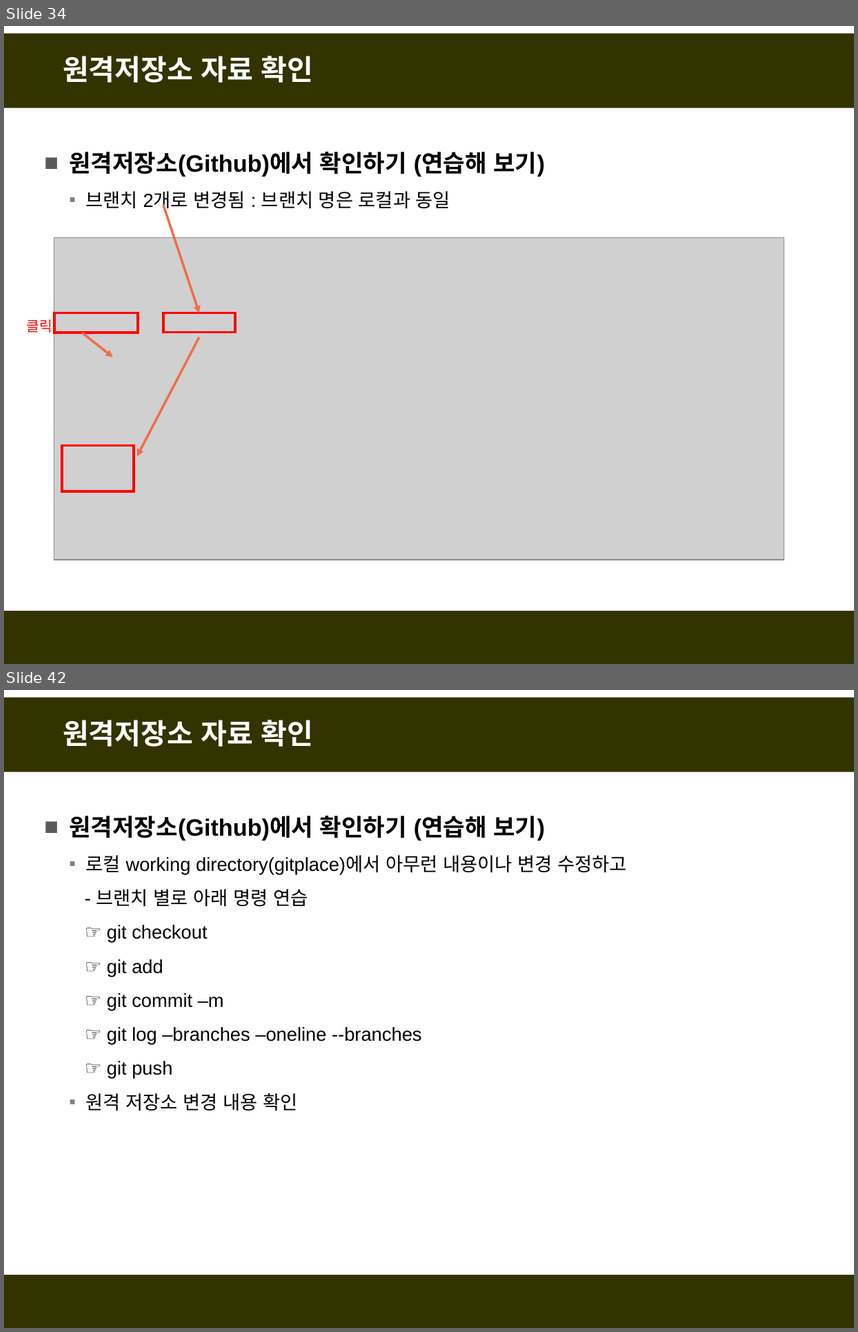
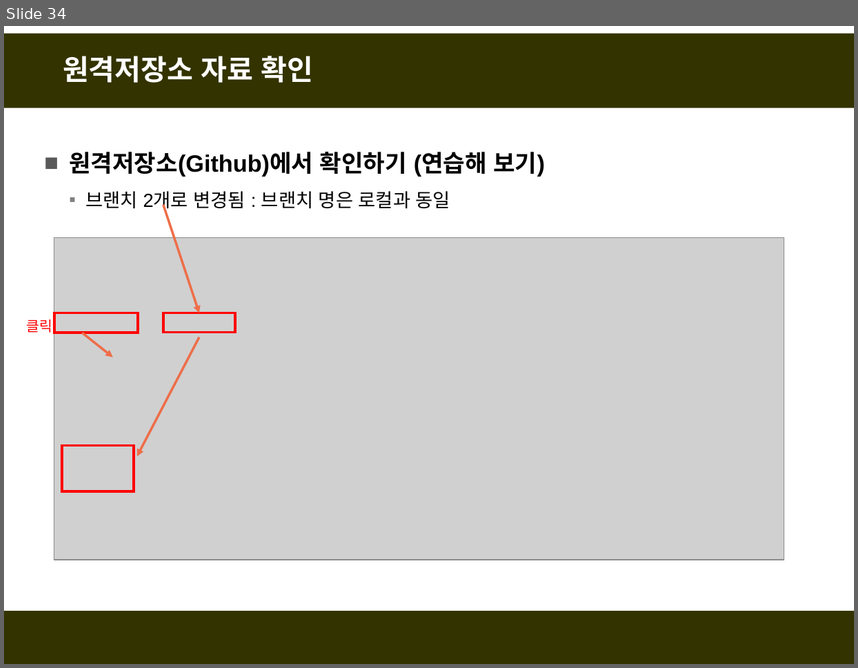
Before and after one commit to fasthill/github-lecture, a slide deck: git및github첫걸음2-원격저장소만들기.pptx. Shown one above the other, each under a label of ours: slides 34 and 42 before the commit, slide 34 after it; the slides between them are not shown. The pictures are 858x1332 and 858x668 pixels, drawn with LibreOffice and Linux fonts; fonts in the diff are those of the drawing; grey boxes stand for pictures. Boxes give left, top, right and bottom in pixels: in the first picture for what was removed or moved away, otherwise in the second. Text is boxed around its words. In the diff, an @@ line names an element or a change of style, - is before the commit and + after.

```diff
--- a/git및github첫걸음2-원격저장소만들기.pptx
+++ b/git및github첫걸음2-원격저장소만들기.pptx
@@ slide 42 removed at box(4, 690, 854, 1328), background #FFFFFF; not listed: 2 template elements that a slide beside it also shows @@
@@ title removed at box(63, 720, 314, 747) @@
-원격저장소 자료 확인
@@ text removed at box(69, 816, 627, 1111) @@
-■ 원격저장소(Github)에서 확인하기 (연습해 보기)
-  ▪ 로컬 working directory(gitplace)에서 아무런 내용이나 변경 수정하고
-  - 브랜치 별로 아래 명령 연습
-  ☞ git checkout
-  ☞ git add
-  ☞ git commit –m
-  ☞ git log –branches –oneline --branches
-  ☞ git push
-  ▪ 원격 저장소 변경 내용 확인
```
Also in this commit, not shown: 8 slides changed.
